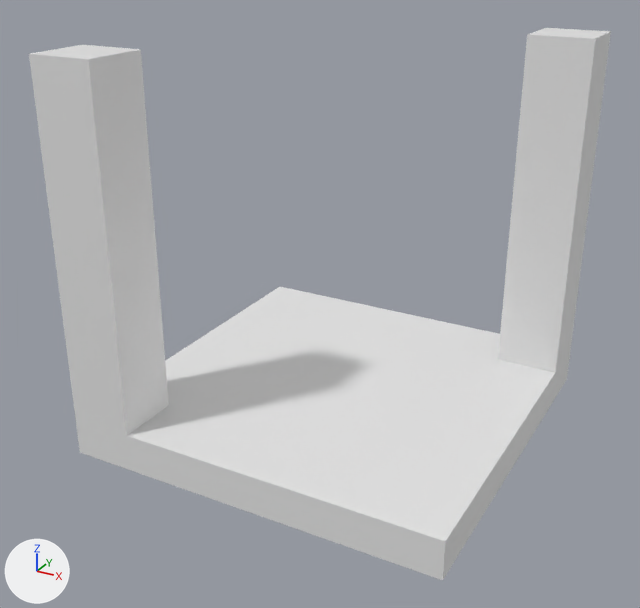
Renders of the FBX model Transmission/Assets/Models/1_edge.FBX from each side of a commit.
Both versions are drawn from a camera (50 mm lens) standing at (-2.018, -0.908, 1.271) and looking at (-3.022, 0.917, 0.359). The lights are fixed; the arrows at lower left show +X, +Y and +Z. Materials are left out; every surface is plain grey. Where no turn or scale is listed for an object, it has been applied to the vertices.

Script lines for the objects in view, before the commit:
```python
me_mesh = bpy.data.meshes.new('Mesh')
me_mesh.from_pydata(...)  # 138 vertices, 136 faces; spans x -0.5..0.5, y -0.5..0.5, z 0.0..1.0
# faces by material slot: [34, 40, 16, 46]
me_mesh.materials.append(mat_material__14)
me_mesh.materials.append(mat_material__15)
me_mesh.materials.append(mat_material__16)
me_mesh.materials.append(mat_material__17)
ob_object000_element107 = bpy.data.objects.new('Object000_Element107', me_mesh)
ob_object000_element107.location = (-3.0, 1.0, 0.0)
```
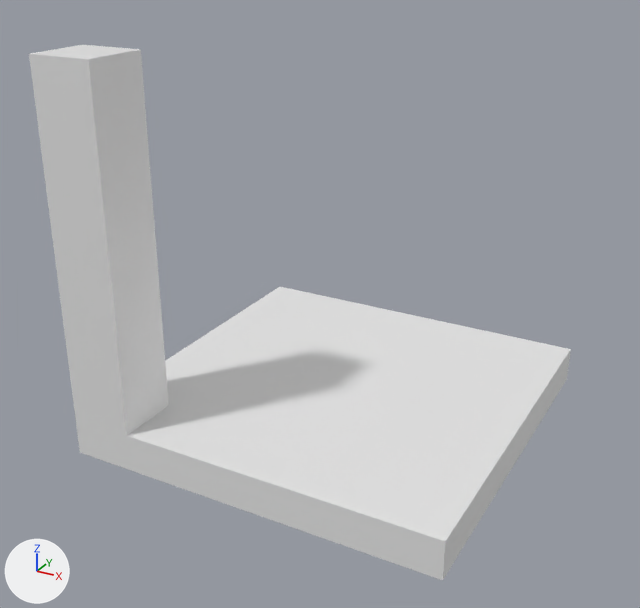
The newer file is also turned or shifted as a whole; pictures and numbers use the older file's frame.

What changed in the scene script:
```text
Change me_mesh:
    used by ob_object000_element107; location = (-3.0, 1.0, 0.0)
    remove me_mesh.from_pydata(...)  # 138 vertices, 136 faces; spans x -0.5..0.5, y -0.5..0.5, z 0.0..1.0
    add me_mesh.from_pydata(...)  # 118 vertices, 116 faces; spans x -0.5..0.5, y -0.5..0.5, z 0.0..1.0
    me_mesh part 1
    20 vertices are removed from x 0.333..0.5, y 0.333..0.5, z 0.3..1.0
    21 faces are deleted
    1 new face joins them
```

Pixel boxes (x1, y1, x2, y2) of what changed, in the pictures (640 x 608 px):
'Object000_Element107', reshaped (7% narrower): before (29, 28, 611, 580); after (29, 45, 571, 580)
part 1 of me_mesh, cut back: before (498, 28, 611, 373); after (498, 337, 571, 373)
